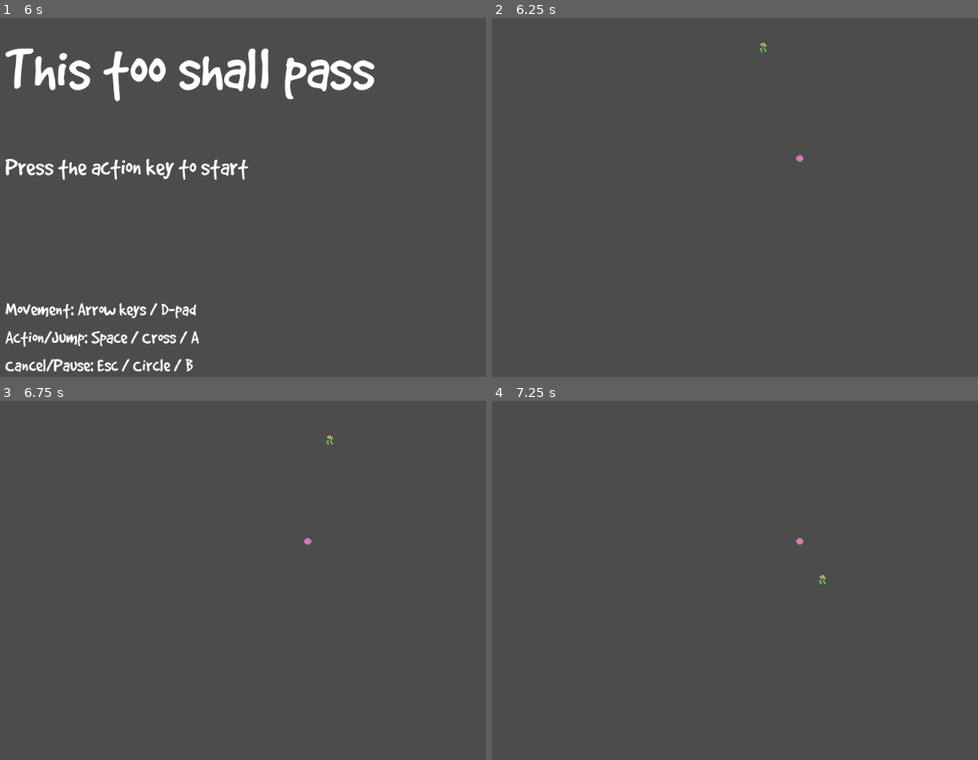
Above: before the commit, frames 1-4 (two rows, left to right).
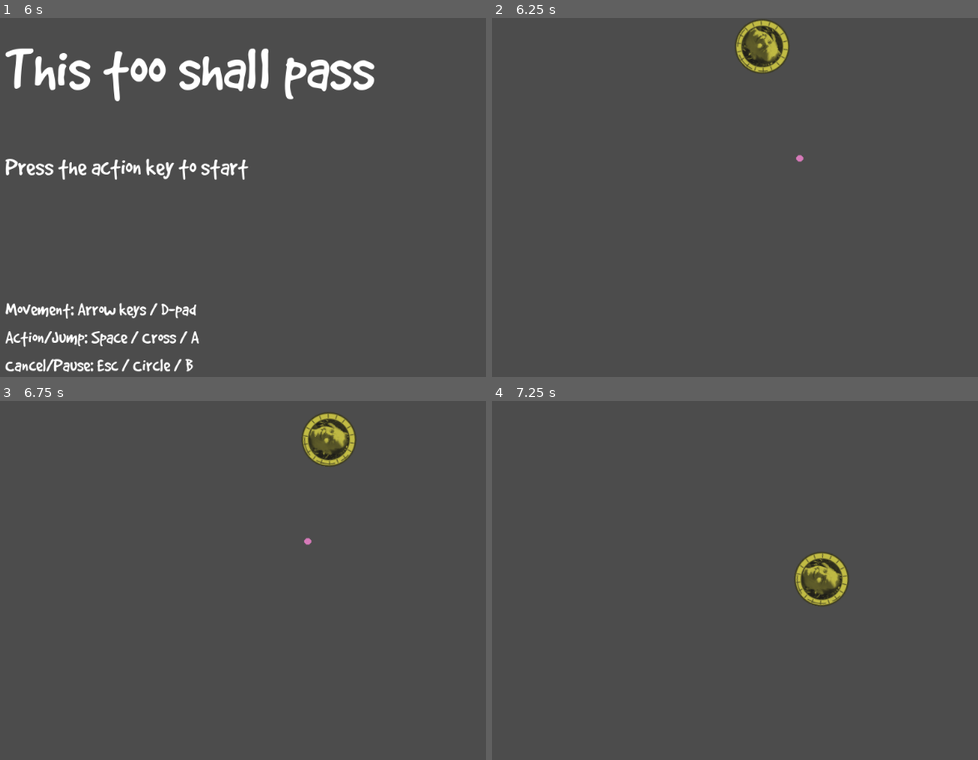
Above: after the commit, the same moments.

Repository: mhtraylor/ldjam44
Game: Godot game, scene res://scenes/core/StartMenu.tscn
Two runs of this game, one before a commit and one after it. Both use one fixed random seed, a clock stepped at 60 frames per second and the inputs below.
Inputs:
- Up to frame 1 (6 s): tap Enter (ui_accept) at 0.5, 0.77, 1.25, 1.52, 2, 2.75, 3.02, 3.5, 3.77, 4.25, 4.52 s; hold Right (ui_right) 0.53-1.28 s; hold Down (ui_down) 1.28-2.03 s; hold Right (ui_right) 2.03-2.78 s; hold Up (ui_up) 2.78-3.53 s; hold Left (ui_left) 3.53-5.03 s; hold Down (ui_down) 5.03-5.78 s; hold Right (ui_right) from 5.78 s (still down)
- Up to frame 2 (6.25 s): keep holding Right (ui_right); tap Enter (ui_accept) at 6.02 s
- Up to frame 3 (6.75 s): release Right (ui_right) at 6.53 s; hold Up (ui_up) from 6.53 s (still down)
- Up to frame 4 (7.25 s): keep holding Up (ui_up); tap Enter (ui_accept) at 6.77 s

Frame 1 is identical in both runs. In frame 2, 1.3% of the frame differs, in the area x 50-62%, y 0-16%; in frame 3, 1.3%; in frame 4, 1.4%, in the area x 62-74%, y 38-58%.

Commit message:
Adding coin and rotation

Diff:
--- a/src/scenes/player/Player.gd
+++ b/src/scenes/player/Player.gd
@@ -16,6 +16,7 @@
 var speed = Vector2(0,0)
 var speed_now = Vector2(0,0)
 var velocity = Vector2()
+var rotation_speed = 0
 var jumps_used = 0
 
 onready var raycasts = $FloorRaycasts
@@ -23,6 +24,7 @@
 func _ready():
 # func _ready(pos):
 # 	position = pos
+	$AnimatedSprite.modulate = Color('b2f4eb41')
 	emit_signal("spawn")
 
 
@@ -38,7 +40,9 @@
 
 	speed_now.x = lerp(speed_now.x, speed.x, 0.2)
 	velocity.x = speed_now.x
+	rotation_speed = speed_now.x / 16
 
+	$AnimatedSprite.rotation += rotation_speed * delta
 	velocity = move_and_slide(velocity)
 
 	if _check_is_grounded():
--- a/src/scenes/player/Player.tscn
+++ b/src/scenes/player/Player.tscn
@@ -1,15 +1,16 @@
 [gd_scene load_steps=5 format=2]
 
 [ext_resource path="res://scenes/player/Player.gd" type="Script" id=1]
-[ext_resource path="res://assets/art/player/character-test1.png" type="Texture" id=2]
+[ext_resource path="res://assets/art/player/coin.png" type="Texture" id=2]
 
 [sub_resource type="CircleShape2D" id=1]
+radius = 40.0852
 
 [sub_resource type="SpriteFrames" id=2]
 animations = [ {
 "frames": [ ExtResource( 2 ) ],
 "loop": true,
-"name": "default",
+"name": "New Anim",
 "speed": 5.0
 } ]
 
@@ -20,14 +21,15 @@
 shape = SubResource( 1 )
 
 [node name="AnimatedSprite" type="AnimatedSprite" parent="."]
-position = Vector2( 0, -4 )
+position = Vector2( -1, -1 )
 frames = SubResource( 2 )
+animation = "New Anim"
 
 [node name="FloorRaycasts" type="Node2D" parent="."]
 
 [node name="RayCast2D" type="RayCast2D" parent="FloorRaycasts"]
 enabled = true
-cast_to = Vector2( 0, 20 )
+cast_to = Vector2( 0, 44 )
 
 [node name="PlayerArea" type="Area2D" parent="."]
 
Binary file added: src/assets/art/player/coin.png
Not shown, added: src/assets/art/player/coin.png.import
